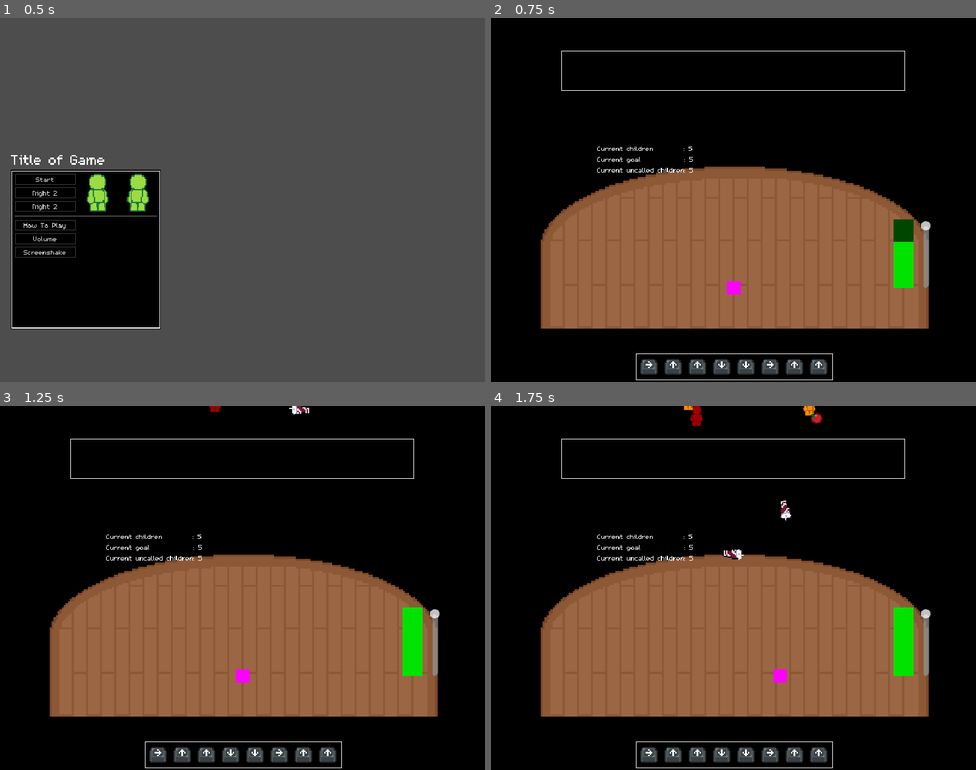
Above: before the commit, frames 1-4 (two rows, left to right).
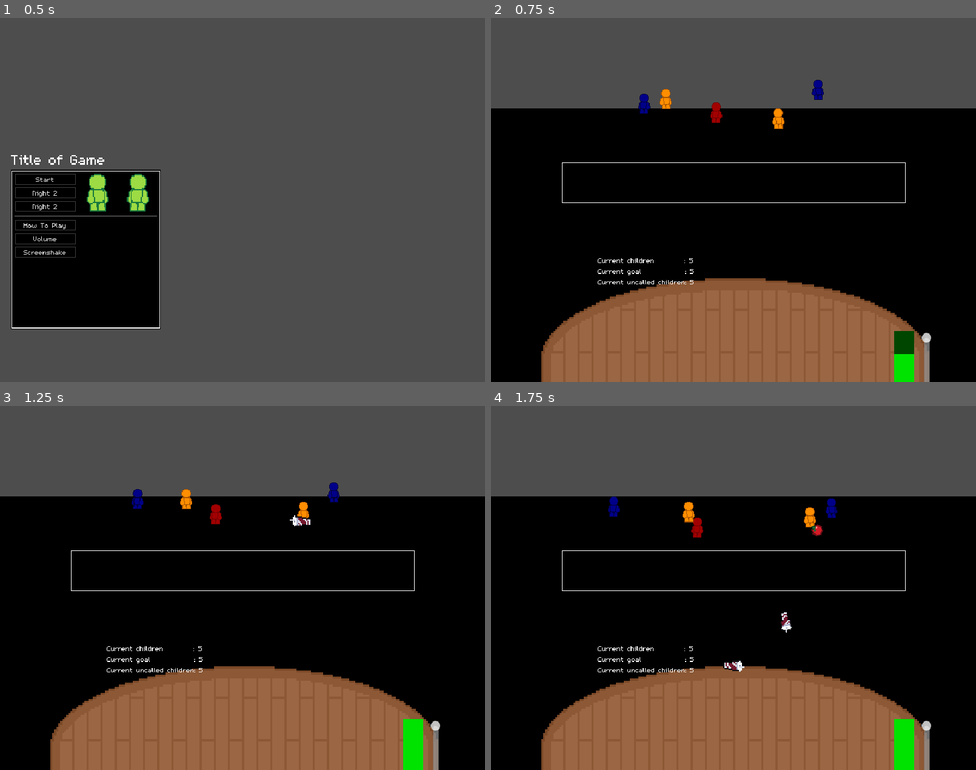
Above: after the commit, the same moments.

Repository: InRe-Dan/MiniJameGam34
Game: Godot game, scene res://menus/main_menu.tscn
Two runs of this game, one before a commit and one after it. Both use one fixed random seed, a clock stepped at 60 frames per second and the inputs below.
Inputs:
- Up to frame 1 (0.5 s): no input
- Up to frame 2 (0.75 s): click "Night 2" at 0.5 s
- Up to frame 3 (1.25 s): no input
- Up to frame 4 (1.75 s): hold D (move_right) from 1.28 s (still down)

Frame 1 is identical in both runs. In frame 2, 62% of the frame differs, in the area x 0-100%, y 0-100%; in frame 3, 62%; in frame 4, 62%.

Commit message:
Fixed various spectator despawn bugs

Diff:
--- a/Hazard/spectators/spectator.gd
+++ b/Hazard/spectators/spectator.gd
@@ -12,6 +12,8 @@
 var objective_position : Vector2
 var called_back : bool = false
 var reached_target : bool = false
+var time_spent_walking : float = 0
+var max_walk_time : float = 8.0
 
 func _ready() -> void:
 	sprite.material = sprite.material.duplicate()
@@ -21,6 +23,7 @@
 
 func set_new_objective() -> void:
 	if called_back: return
+	time_spent_walking = 0
 	# Reattempt a few times
 	for i in range(5):
 		eyesight.target_position = Vector2.from_angle(randf() * TAU) * 100
@@ -37,21 +40,32 @@
 func check_position() -> void:
 	if reached_target:
 		return
-	if global_position.distance_squared_to(objective_position) < 100:
+	if global_position.distance_squared_to(objective_position) < 100 or time_spent_walking > max_walk_time:
 		reached_target = true
+		time_spent_walking = 0
 		if called_back:
 			queue_free()
 		get_tree().create_timer(0.5 + randf() * 0.7).timeout.connect(set_new_objective)
 
 
 func _process(delta : float) -> void:
+	$Debug.text = ""
+	if called_back:
+		$Debug.text += "C"
+	if reached_target:
+		$Debug.text += " R"
+	$Debug.text += "\n" + str(time_spent_walking)
+
 	if not reached_target:
+		time_spent_walking += delta
 		velocity = global_position.direction_to(objective_position) * 50
 		if velocity.x > 0:
 			sprite.flip_h = false
 		else:
 			sprite.flip_h = true
 	else:
+		var player : Node2D = get_tree().get_first_node_in_group("player")
+		sprite.flip_h = true if global_position.direction_to(player.global_position).x < 0 else false
 		velocity = Vector2.ZERO
 	check_position()
 	move_and_slide()
@@ -81,3 +95,5 @@
 func call_back(target_y : float) -> void:
 	objective_position.y = target_y
 	called_back = true
+	reached_target = false
+	time_spent_walking = 0
--- a/Hazard/spectators/spectator.tscn
+++ b/Hazard/spectators/spectator.tscn
@@ -64,7 +64,7 @@
 }],
 "loop": false,
 "name": &"throw",
-"speed": 5.0
+"speed": 3.0
 }, {
 "frames": [{
 "duration": 1.0,
@@ -98,4 +98,13 @@
 sprite_frames = SubResource("SpriteFrames_n1hrr")
 animation = &"walk"
 autoplay = "idle"
-frame_progress = 0.145617
+frame_progress = 0.419605
+
+[node name="Debug" type="Label" parent="."]
+visible = false
+custom_minimum_size = Vector2(100, 0)
+offset_left = 14.0
+offset_top = -6.0
+offset_right = 54.0
+offset_bottom = 7.0
+text = "aaaaaaaaa"
--- a/Main/main.tscn
+++ b/Main/main.tscn
@@ -74,6 +74,9 @@
 scene_center = NodePath("StageCenter")
 success_audio = Array[AudioStream]([ExtResource("14_32kh8"), ExtResource("15_iw7sy"), ExtResource("16_wsep6"), ExtResource("17_xqbg0"), ExtResource("18_3nqah")])
 
+[node name="DebugCamera" type="Camera2D" parent="."]
+position = Vector2(359, 104)
+
 [node name="Background" type="Sprite2D" parent="."]
 z_index = -20
 position = Vector2(376, 283)
